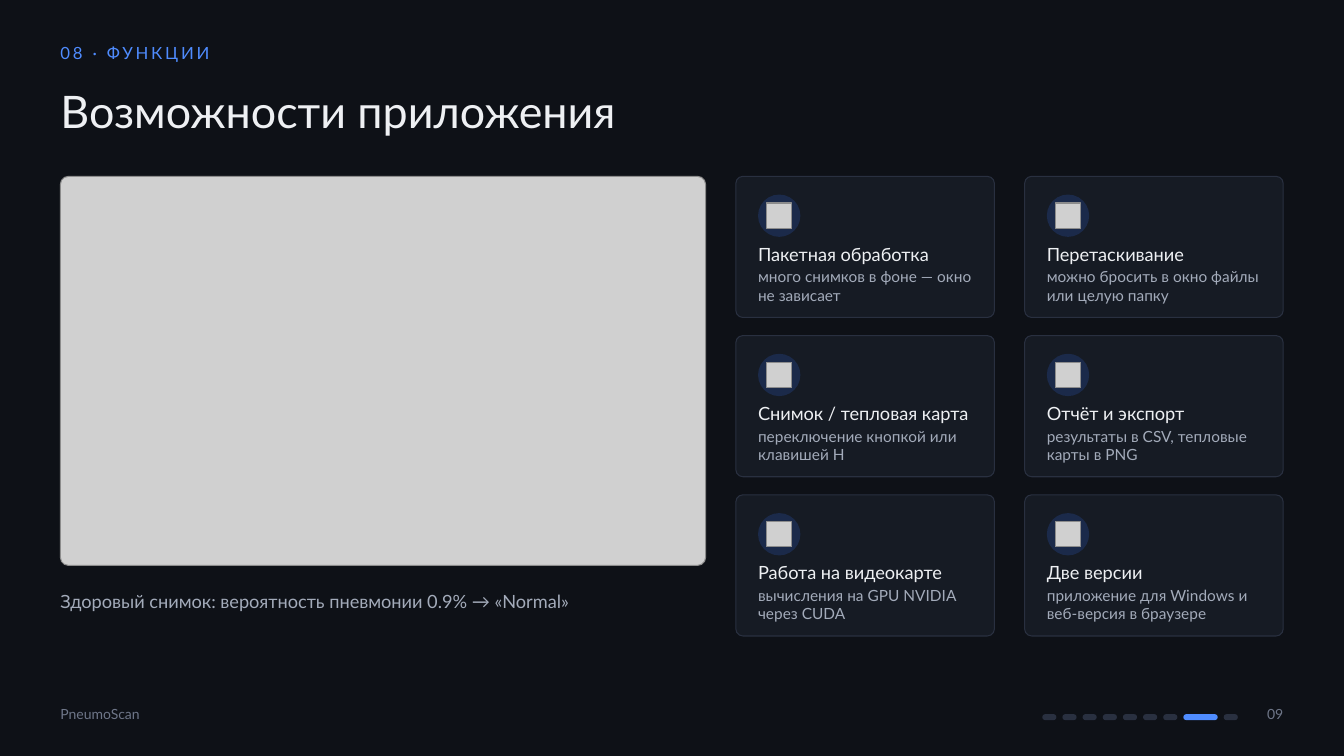
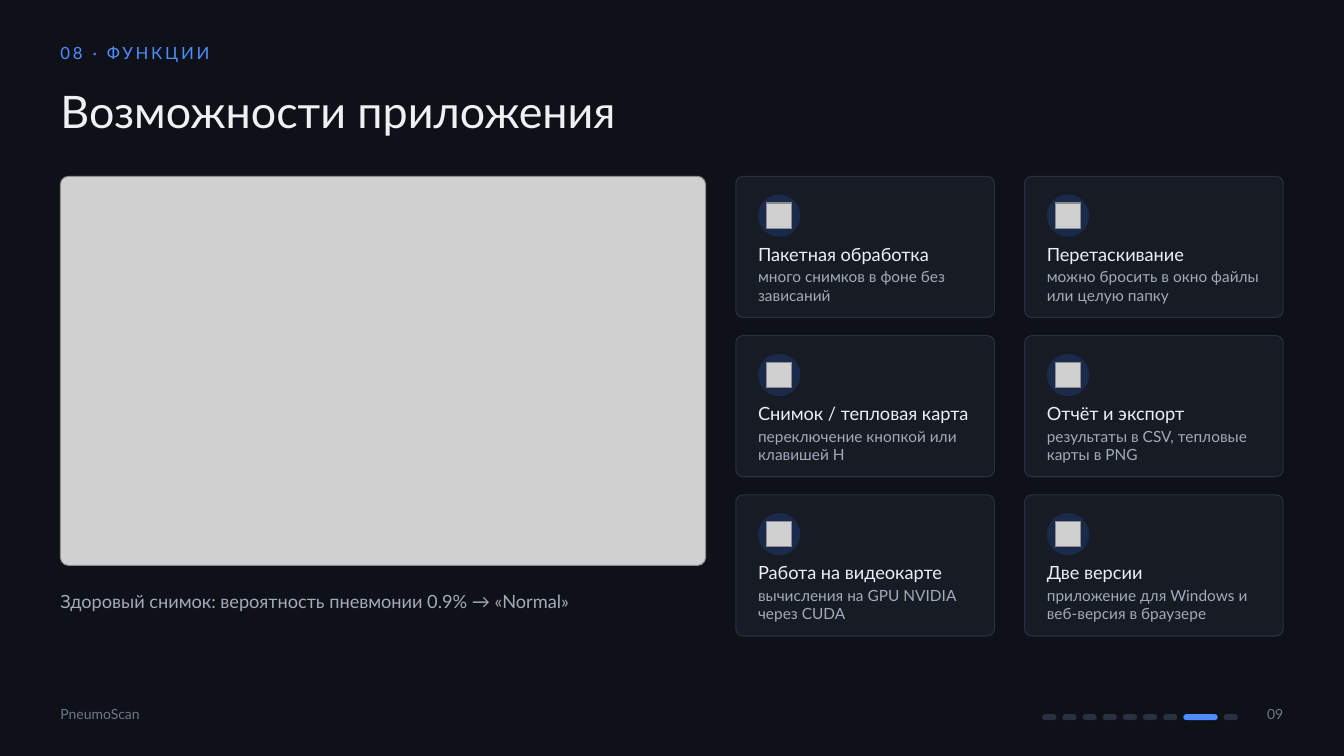
Before and after one commit to SolomonDi/Python-AI, a slide deck: slide 9 of PneumoScan_presentation.pptx. Drawn at 1344x756 pixels with LibreOffice and Linux fonts; fonts in the diff are those of the drawing; grey boxes stand for pictures; background and template pictures are left out. Boxes give left, top, right and bottom in pixels: in the first picture for what was removed or moved away, otherwise in the second. Text is boxed around its words. In the diff, an @@ line names an element or a change of style, - is before the commit and + after.

```diff
--- a/PneumoScan_presentation.pptx
+++ b/PneumoScan_presentation.pptx
@@ text at (x1=758, y1=271, x2=945, y2=301): text changed @@
-много снимков в фоне — окно не зависает
+много снимков в фоне без зависаний
```
Also in this commit, not shown: 4 other slides changed.
